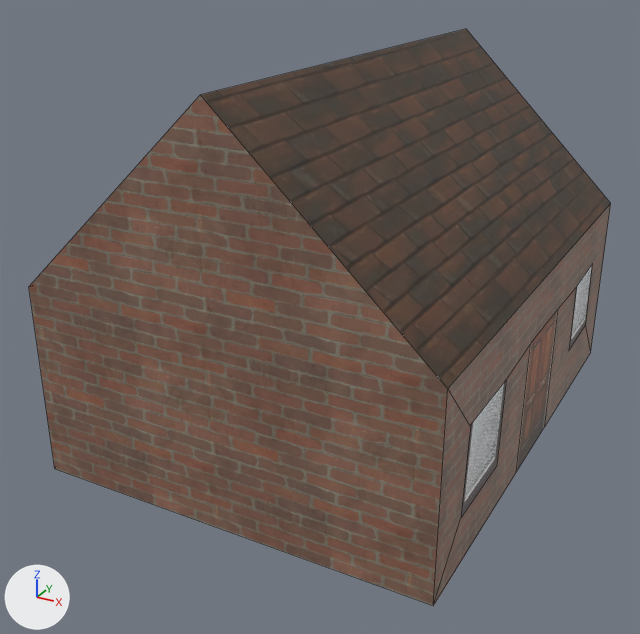
The Blender file Assets/Models/Blender/oast_house.blend, before and after one commit.
Before and after are seen from a camera (50 mm lens) standing at (7.25, -14.71, 9.13) and looking at (-0.37, -0.86, 2.21). The axes (+X, +Y, +Z) are drawn at lower left. The lights are the same throughout. Mesh edges are drawn as thin lines.

Objects in the first picture: 'door', 'roof', 'walls', 'windows'.
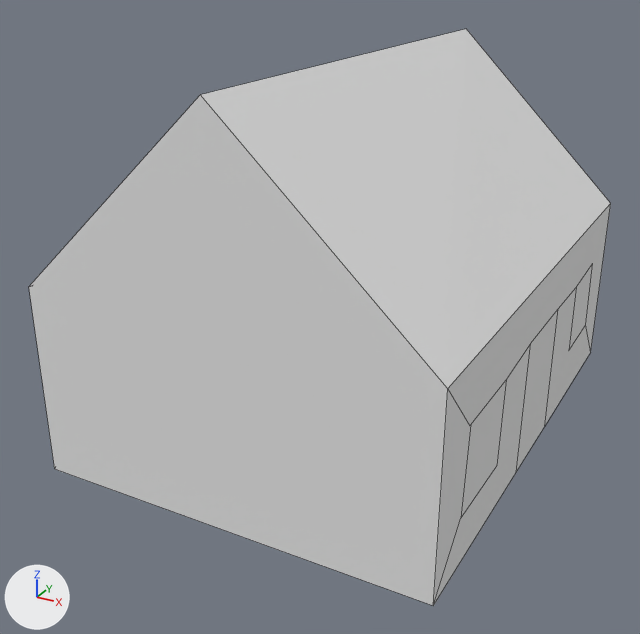
Boxes (x1, y1, x2, y2) around the edits, measured in the pictures (640 x 634 px):
'walls', recoloured (brown to grey): (29, 95, 611, 606) in both
'roof', recoloured (brown to grey): (201, 29, 611, 389) in both
'windows', recoloured: (461, 265, 592, 518) in both
'door', recoloured (brown to grey): (516, 309, 558, 472) in both

Patch to the scene script:
```diff
--- a/Assets/Models/Blender/oast_house.blend.py
+++ b/Assets/Models/Blender/oast_house.blend.py
@@ mat_roof @@
+mat_roof = diffuse_material('roof')
+mat_roof.base_color = (0.8, 0.8, 0.8)  # white #e7e7e7
@@ mat_bricks @@
+mat_bricks = diffuse_material('bricks')
+mat_bricks.base_color = (0.8, 0.8, 0.8)  # white #e7e7e7
@@ mat_oast_windows @@
+mat_oast_windows = diffuse_material('oast_windows')
+mat_oast_windows.base_color = (0.8, 0.8, 0.8)  # white #e7e7e7
@@ mat_oast_door @@
+mat_oast_door = diffuse_material('oast_door')
+mat_oast_door.base_color = (0.8, 0.8, 0.8)  # white #e7e7e7
@@ me_cube_005 @@
 me_cube_005.from_pydata(...)  # 4 vertices, 1 face; spans x 1.0, y -0.179..0.203, z -1.0..0.434
-me_cube_005.materials.append(mat_oast_door_jpg)  # picture img_oast_door_jpg
+me_cube_005.materials.append(mat_oast_door)  # white #e7e7e7
@@ me_cube_004 @@
 me_cube_004.from_pydata(...)  # 16 vertices, 4 faces; spans x -1.0..1.0, y -0.8..0.79, z -0.5..0.53
-me_cube_004.materials.append(mat_oast_window_jpg)  # picture img_oast_window_jpg
+me_cube_004.materials.append(mat_oast_windows)  # white #e7e7e7
@@ me_cube_003 @@
 me_cube_003.from_pydata(...)  # 31 vertices, 10 faces; spans x -1.0..1.0, y -1.0..1.0, z -1.0..2.92
-me_cube_003.materials.append(mat_bricks_png)  # picture img_bricks_png
+me_cube_003.materials.append(mat_bricks)  # white #e7e7e7
@@ me_cube_001 @@
 me_cube_001.from_pydata(...)  # 6 vertices, 2 faces; spans x -1.0..1.0, y -1.0..1.0, z 1.0..2.92
-me_cube_001.materials.append(mat_oast_roof_jpg)  # picture img_oast_roof_jpg
+me_cube_001.materials.append(mat_roof)  # white #e7e7e7
```
